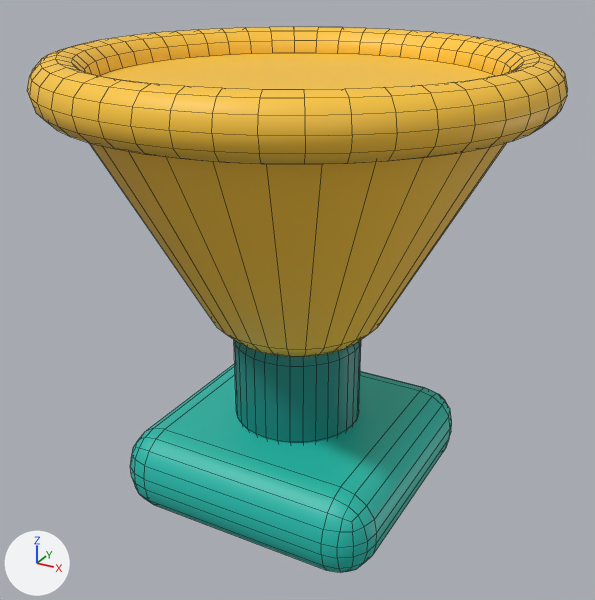
Before and after pictures for a commit that changed the FBX model EvolutionShop/Assets/EvolutionShop/Resources/Art/GrowthKit/BreedingPort.fbx.
Rendered twice from a 50 mm camera at (0.626, -0.466, 1.436) aimed at (0.481, -0.202, 1.304). Every picture has the same lights, and +X, +Y and +Z are marked at lower left. The older version comes first. Mesh edges are drawn as thin lines. Where no turn or scale is listed for an object, it has been applied to the vertices.

Names of what the first picture shows: 'BreedingPort mesh'.
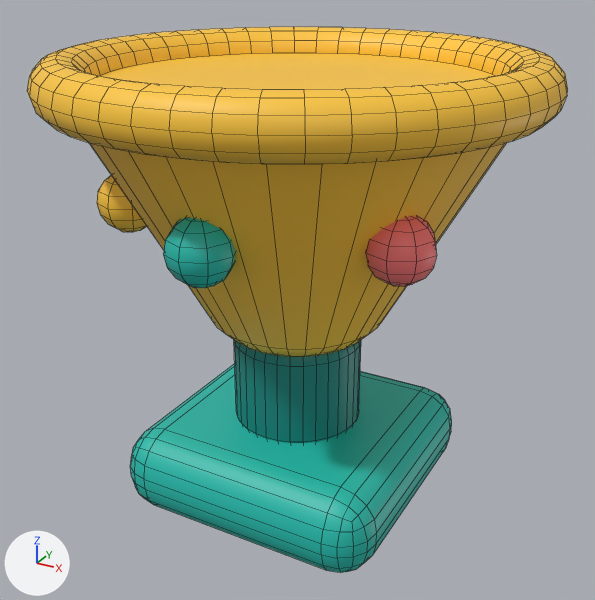
Boxes (x1, y1, x2, y2) around the edits, measured in the pictures (595 x 600 px):
```json
{"part": 1, "of": "me_cube_596", "change": "added", "after": [366, 216, 437, 287], "on screen": "red"}
{"part": 2, "of": "me_cube_596", "change": "added", "after": [163, 218, 235, 288], "on screen": "cyan"}
{"part": 3, "of": "me_cube_596", "change": "added", "after": [97, 175, 147, 232], "on screen": "yellow"}
```

The change, as JSON lines over the scene's bpy script:
```json
{"op": "add", "block": "mat_gk_coral", "code": ["mat_gk_coral = principled_material('GK_Coral')", "mat_gk_coral.base_color = (1.0, 0.195, 0.195)  # red #ff7a7a"]}
{"block": "me_cube_596", "where": "# used by ob_breedingport_mesh; location = (0.0, 0.0, 0.0)"}
{"op": "remove", "block": "me_cube_596", "code": "me_cube_596.from_pydata(...)  # 1176 vertices, 1114 faces; spans x 0.387..0.573, y -0.293..-0.107, z 1.217..1.4"}
{"op": "add", "block": "me_cube_596", "code": "me_cube_596.from_pydata(...)  # 1350 vertices, 1306 faces; spans x 0.387..0.573, y -0.293..-0.107, z 1.217..1.4"}
{"block": "me_cube_596", "change": "me_cube_596 part 1: a new loose piece, a UV sphere (8 segments, 8 rings, poles along z) spanning x 0.523..0.547, y -0.244..-0.22, z 1.333..1.357, in mat_gk_coral (red #ff7a7a)"}
{"block": "me_cube_596", "change": "me_cube_596 part 2: a new loose piece, a UV sphere (8 segments, 8 rings, poles along z) spanning x 0.468..0.492, y -0.276..-0.252, z 1.333..1.357, in mat_gk_teal (cyan #22bfb0)"}
{"block": "me_cube_596", "change": "me_cube_596 part 3: a new loose piece, a UV sphere (8 segments, 8 rings, poles along z) spanning x 0.413..0.437, y -0.244..-0.22, z 1.333..1.357, in mat_gk_yellow (yellow #ffc93c)"}
{"op": "add", "block": "me_cube_596", "code": "me_cube_596.materials.append(mat_gk_coral)  # red #ff7a7a"}
```
